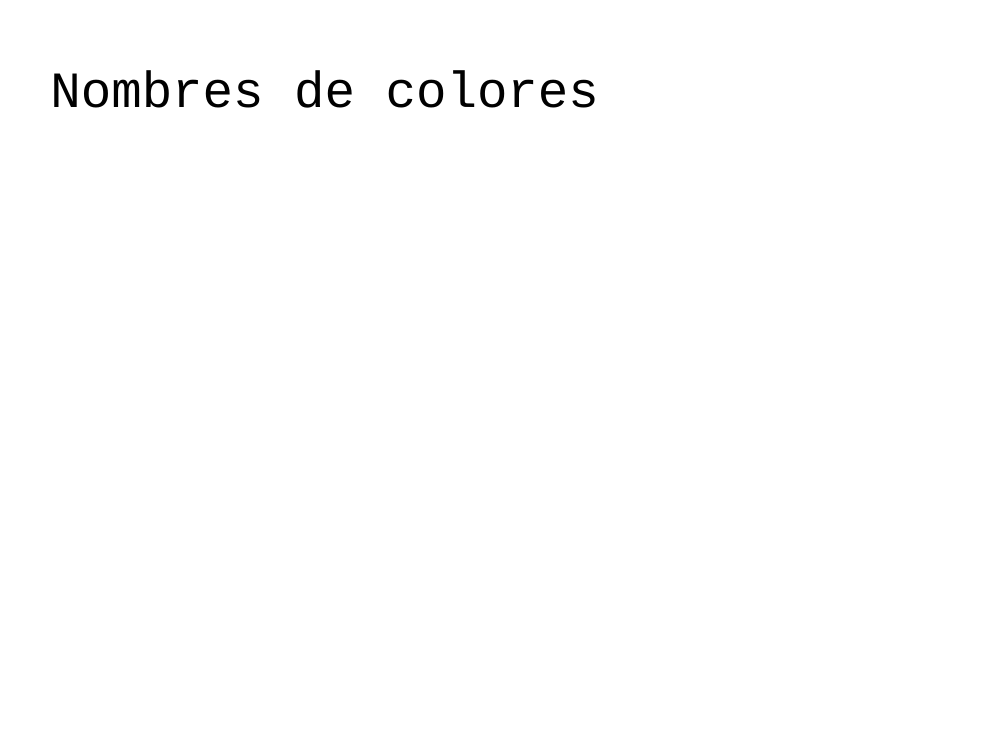
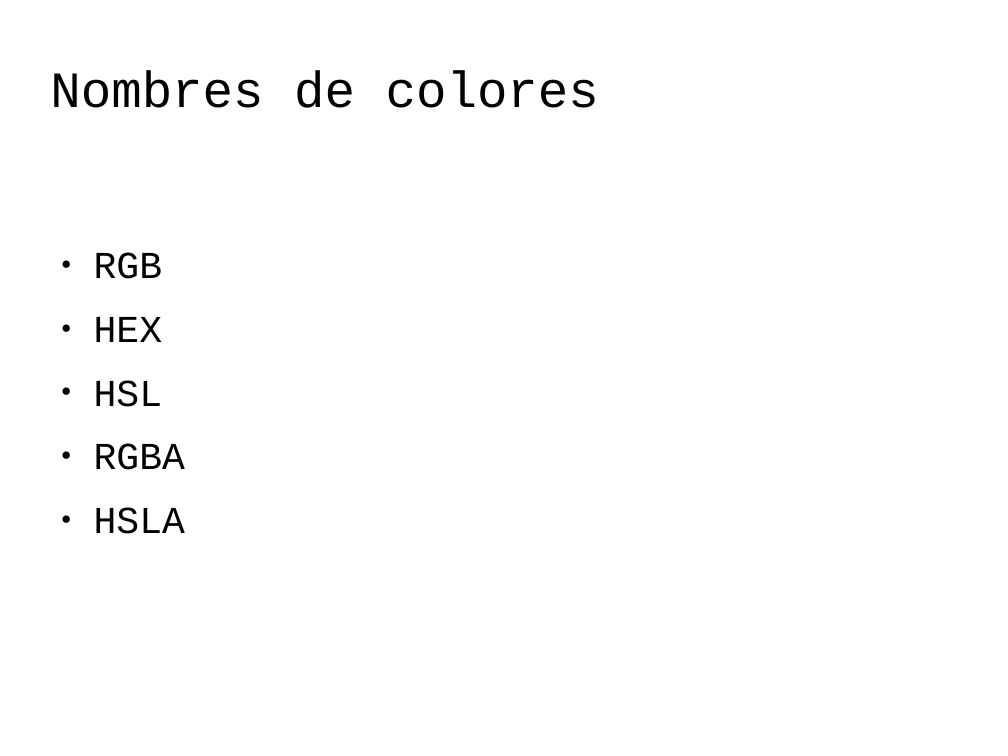
Before and after one commit to codefuncode/Curso-de-HTML-2020, a slide deck: slide 2 of 01-Tutorial-HTML/012-Colores-HTML/012-Colores-HTML.odp. Drawn at 1008x756 pixels with LibreOffice and Linux fonts; fonts in the diff are those of the drawing; background and template pictures are left out. Boxes give left, top, right and bottom in pixels: in the first picture for what was removed or moved away, otherwise in the second. Text is boxed around its words. In the diff, an @@ line names an element or a change of style, - is before the commit and + after.

```diff
--- a/01-Tutorial-HTML/012-Colores-HTML/012-Colores-HTML.odp
+++ b/01-Tutorial-HTML/012-Colores-HTML/012-Colores-HTML.odp
@@ text added at <box>94,252,185,534</box>, 30 pt, text #000000 @@
+● RGB
+● HEX
+● HSL
+● RGBA
+● HSLA
```
Also in this commit, not shown: 2 slides added, 4 slides removed, 6 other files.
